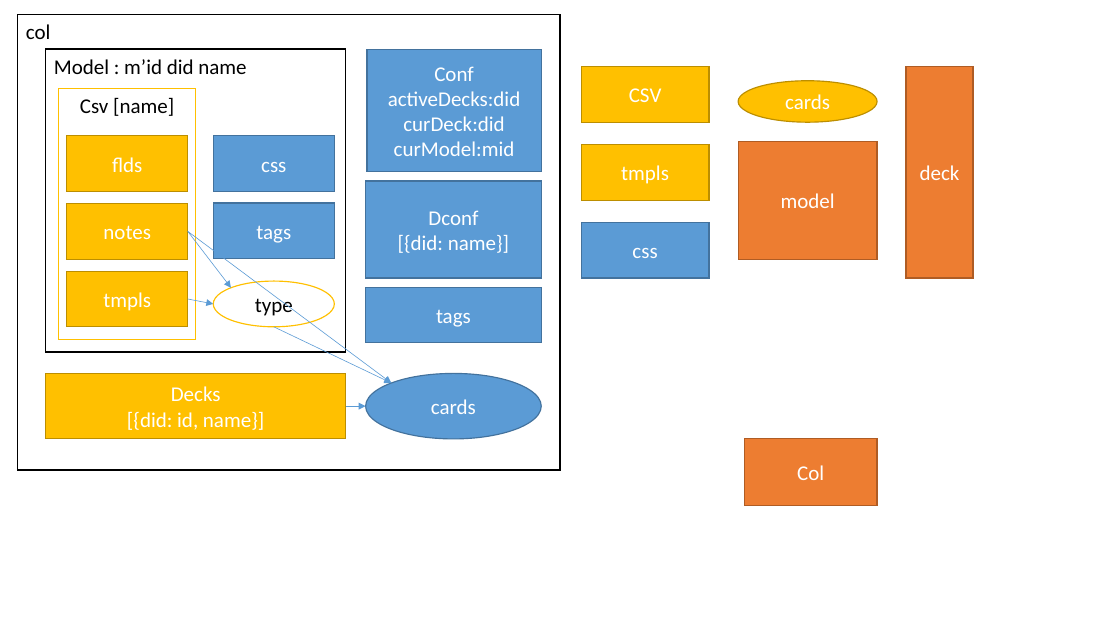
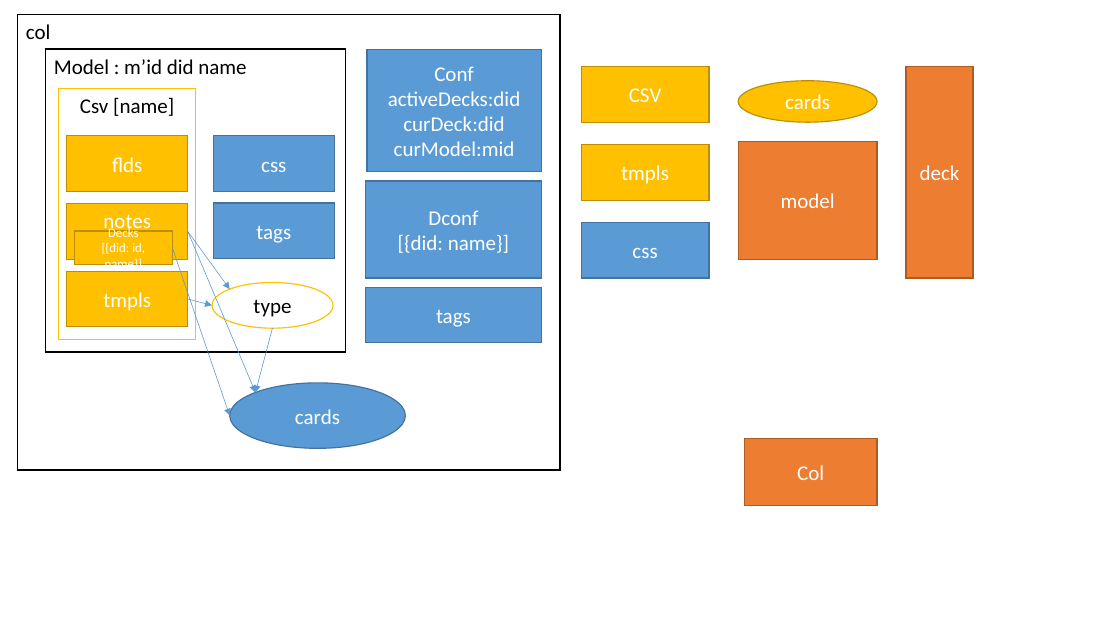
Before and after one commit to albertix/csv2anki, a slide deck: slide 1 of csv2anki/design.pptx. Drawn at 1120x630 pixels with LibreOffice and Linux fonts; fonts in the diff are those of the drawing. Boxes give left, top, right and bottom in pixels: in the first picture for what was removed or moved away, otherwise in the second. Text is boxed around its words. In the diff, an @@ line names an element or a change of style, - is before the commit and + after.

Commit message:
'ppt'

```diff
--- a/csv2anki/design.pptx
+++ b/csv2anki/design.pptx
@@ rectangle "notes" at (66, 203, 187, 259): vertical alignment middle to top @@
@@ rectangle "Decks": place and size @@
-rectangle "Decks" at (45, 374, 346, 439)
+rectangle "Decks" at (75, 231, 173, 265)
@@ rectangle "Decks" at (75, 231, 173, 265): size 18 to 11 pt @@
@@ arrow moved from (188, 231) - (392, 383) to (188, 231) - (255, 392) @@
@@ arrow moved from (346, 407) - (365, 407) to (172, 248) - (229, 416) @@
@@ arrow moved from (274, 327) - (392, 383) to (272, 329) - (255, 392) @@
@@ ellipse "cards": place and size @@
-ellipse "cards" at (365, 374, 541, 439)
+ellipse "cards" at (229, 383, 405, 449)
```
Also in this commit, not shown: 1 other file.
